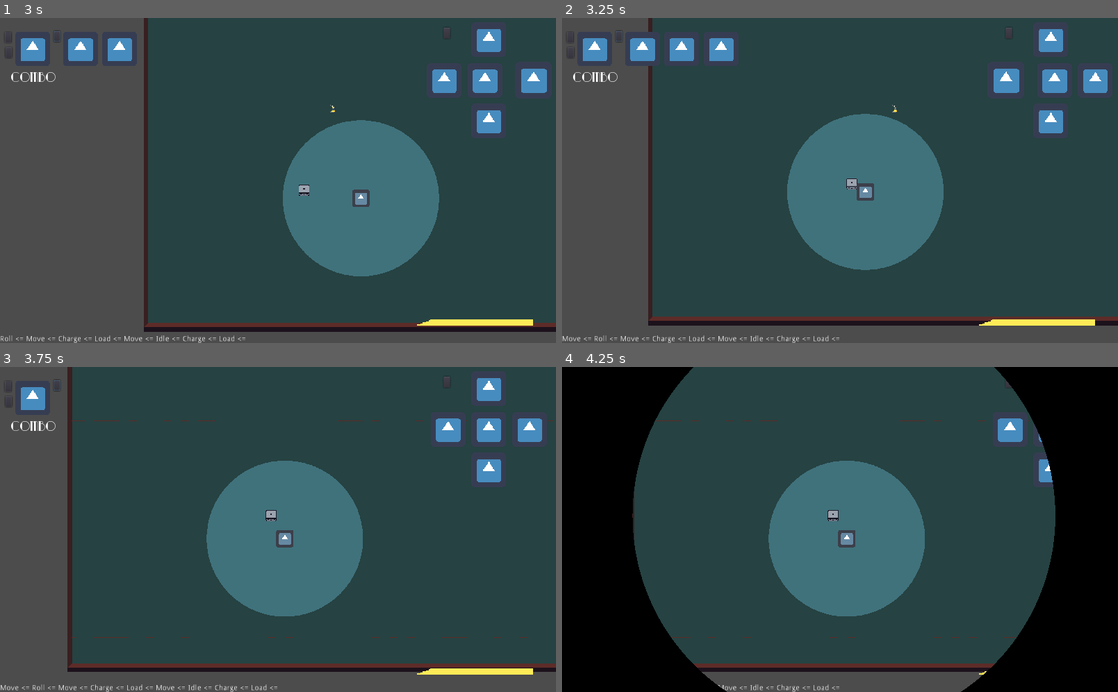
Above: before the commit, frames 1-4 (two rows, left to right).
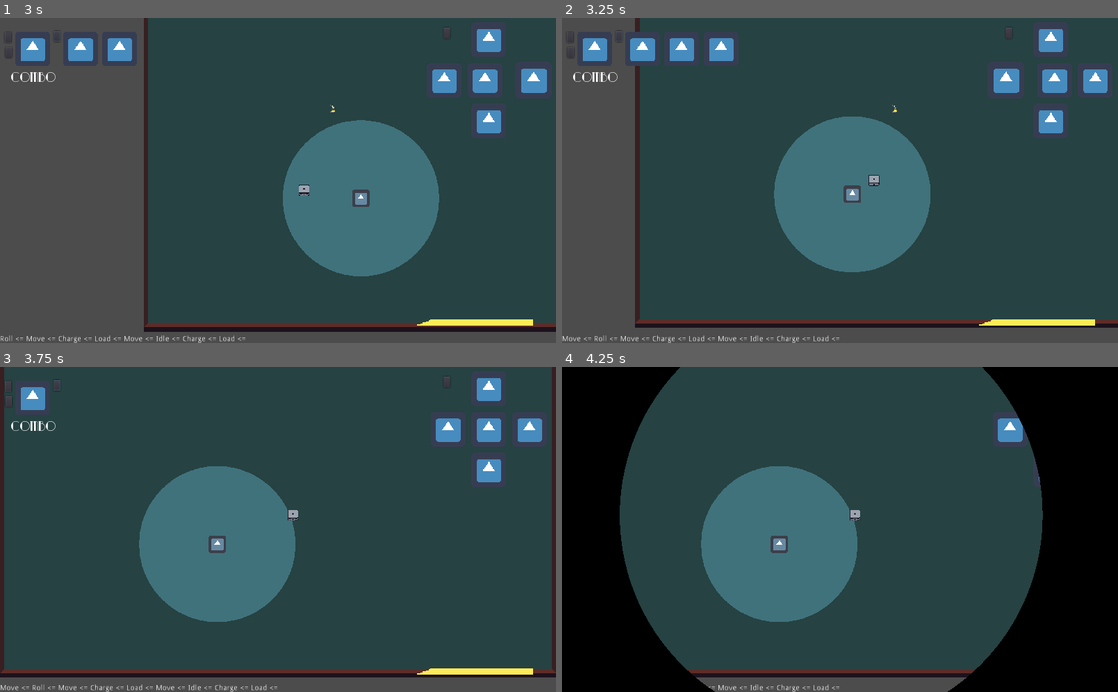
Above: after the commit, the same moments.

Repository: andrebariani/gmtk2022
Game: Godot game, scene res://src/Main.tscn
The game is run twice, just before and just after one commit, with the same random seed, the same clock (stepped at 60 frames per second) and the same inputs. The engine's default icon, where the game draws it, is replaced by a stand-in: a white triangle on a blue panel in a dark square.
Inputs (mouse positions are in pixels of both pictures, inside the frame that each line leads up to):
- Up to frame 1 (3 s): click (55, 37) at 0.5 s; tap Enter (ui_accept) at 1.25, 1.35, 1.52, 1.82, 2.27, 2.3, 2.57 s; move the mouse to (400, 164) at 1.27 s; hold D (move_right) 1.28-2.03 s; move the mouse to (166, 196) at 2.02 s; hold S (move_down) 2.03-2.78 s; click (166, 196) at 2.1 s; move the mouse to (333, 109) at 2.77 s; hold D (move_right) from 2.78 s (still down); tap Space (roll) at 2.85 s
- Up to frame 2 (3.25 s): keep holding D (move_right); tap Enter (ui_accept) at 3.05 s
- Up to frame 3 (3.75 s): move the mouse to (250, 594) at 3.52 s; release D (move_right) at 3.53 s; hold W (move_up) from 3.53 s (still down); tap Enter (ui_accept) at 3.6 s
- Up to frame 4 (4.25 s): keep holding W (move_up); tap Enter (ui_accept) at 3.77, 4.07 s

Frame 1 is identical in both runs. In frame 2, 7.1% of the frame differs, in the area x 13-100%, y 0-96%; in frame 3, 27%, in the area x 0-100%, y 0-96%; in frame 4, 19%.

Commit message:
Desativar colisão ao rolar

Diff:
--- a/src/Main.tscn
+++ b/src/Main.tscn
@@ -8,7 +8,6 @@
 [ext_resource path="res://src/shaders/burano.png" type="Texture" id=6]
 [ext_resource path="res://src/ui/menu/Pause.tscn" type="PackedScene" id=7]
 [ext_resource path="res://src/entities/enemies/Protector_enemy.tscn" type="PackedScene" id=8]
-[ext_resource path="res://src/spawner/Enemies_spawner.tscn" type="PackedScene" id=11]
 [ext_resource path="res://src/tileset/TableTileset.tres" type="TileSet" id=12]
 [ext_resource path="res://src/ui/GameOver.tscn" type="PackedScene" id=13]
 
--- a/src/entities/player/Player.gd
+++ b/src/entities/player/Player.gd
@@ -40,7 +40,7 @@
 onready var _invincibleTimer = $InvincibleTimer
 onready var _pointer = $Pointer
 onready var _sprite = $Sprite
-onready var _hurtbox = $Hurtbox
+onready var hurtbox = $Hurtbox
 onready var _state_debug = $CanvasLayer/Debug/State
 onready var _die_side_debug = $DieSide
 
@@ -103,7 +103,7 @@
 		return
 
 	_sprite.blink_anim()
-	_hurtbox.call_deferred("disabled", true)
+	hurtbox.call_deferred("disabled", true)
 	_invincibleTimer.start(INVINCIBLE_DURATION)
 
 	set_health(health - 1)
@@ -192,4 +192,4 @@
 
 func _on_InvincibleTimer_timeout():
 	_sprite.stop_anim()
-	_hurtbox.call_deferred("disabled", false)
+	hurtbox.call_deferred("disabled", false)
--- a/src/entities/player/Player.tscn
+++ b/src/entities/player/Player.tscn
@@ -141,7 +141,7 @@
 visible = false
 scale = Vector2( 2, 2 )
 frames = SubResource( 8 )
-frame = 4
+frame = 1
 playing = true
 script = ExtResource( 12 )
 
--- a/src/entities/player/states/Roll.gd
+++ b/src/entities/player/states/Roll.gd
@@ -1,8 +1,8 @@
 extends State
 
 signal rolled(direction)
+var orientation = Vector2.ZERO
 
-var orientation = Vector2.ZERO
 
 func begin():
 	if !e.enablers.roll:
@@ -13,6 +13,8 @@
 
 	e.current_speed = e.roll_speed
 	e.has_dir_control = false
+
+	e.set_collision_mask_bit(1, false)
 
 	orientation = e.ori
 	if orientation.x < 0:
@@ -40,3 +42,5 @@
 func before_end(_next_state: String):
 	e.current_speed = e.walk_speed
 	e.has_dir_control = true
+
+	e.set_collision_mask_bit(1, true)
Not shown: 1 places in src/Main.tscn that only renumber resources
